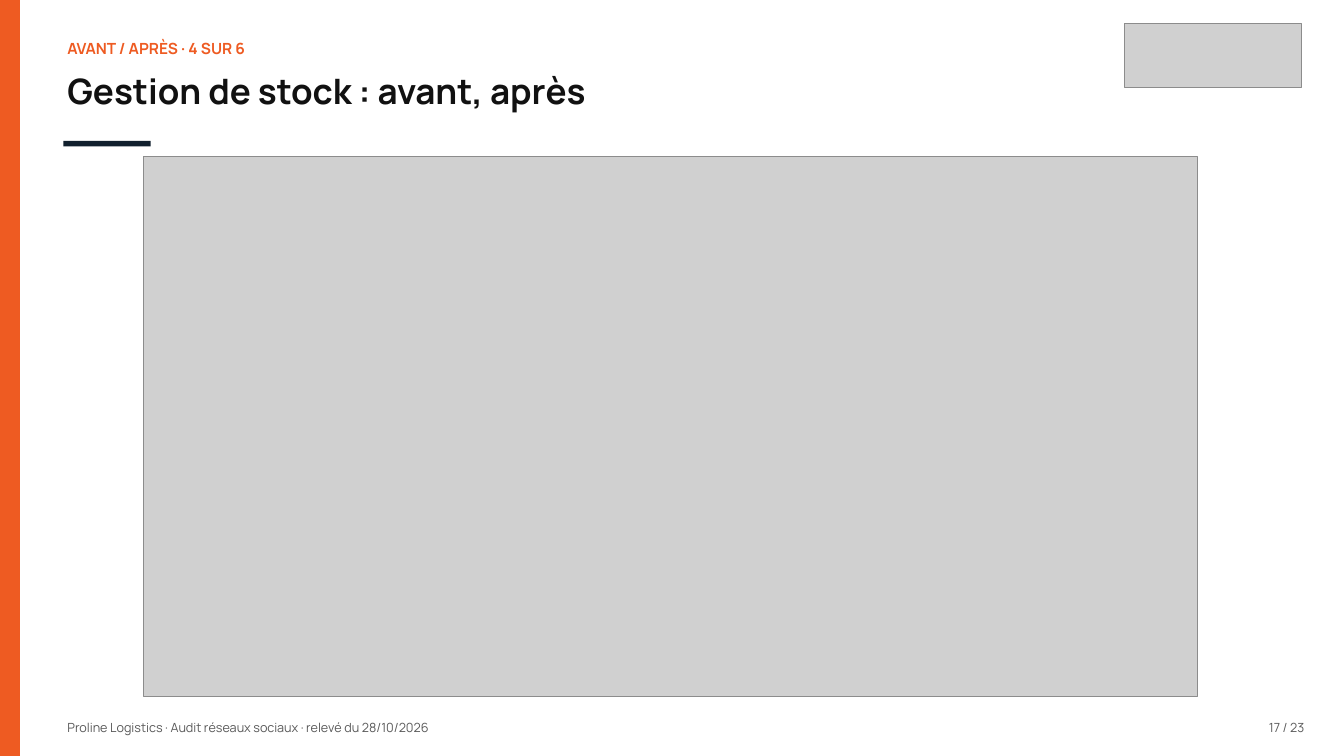
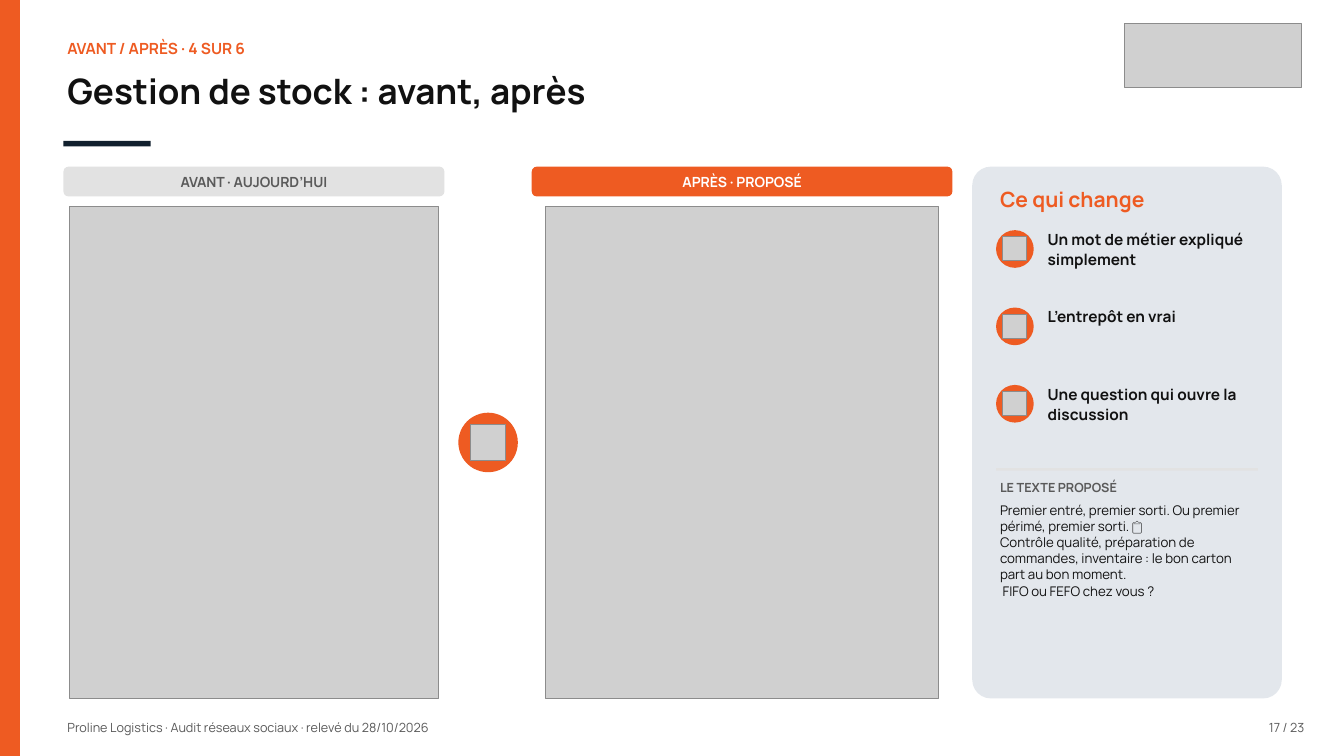
Before and after one commit to leslita06/fatima-unifood-fictif, a slide deck: slide 17 of tmp-tj/261028_proline-logistics_audit-reseaux-sociaux_v1.pptx. Drawn at 1344x756 pixels with LibreOffice and Linux fonts; fonts in the diff are those of the drawing; grey boxes stand for pictures. Boxes give left, top, right and bottom in pixels: in the first picture for what was removed or moved away, otherwise in the second. Text is boxed around its words. In the diff, an @@ line names an element or a change of style, - is before the commit and + after.

```diff
--- a/tmp-tj/261028_proline-logistics_audit-reseaux-sociaux_v1.pptx
+++ b/tmp-tj/261028_proline-logistics_audit-reseaux-sociaux_v1.pptx
@@ rounded rectangle added at [64,166,445,197], fill #E2E2E2 @@
@@ picture removed at [144,157,1198,697] @@
@@ text added at [181,177,328,187], 10 pt, text #5A5A5A, bold @@
+AVANT · AUJOURD’HUI
@@ rounded rectangle added at [532,166,953,197], fill #EE5B22 @@
@@ text added at [682,174,801,187], 10 pt, text #FFFFFF, bold @@
+APRÈS · PROPOSÉ
@@ rounded rectangle added at [973,166,1282,699], fill #E3E7EC @@
@@ picture added at [70,207,440,699] @@
@@ picture added at [545,207,940,699] @@
@@ text added at [1000,191,1144,213], 15 pt, text #EE5B22, bold @@
+Ce qui change
@@ ellipse added at [996,230,1033,267], fill #EE5B22 @@
@@ picture added at [1003,237,1027,261] @@
@@ text added at [1048,232,1243,269], 11 pt, text #111111, bold @@
+Un mot de métier expliqué simplement
@@ ellipse added at [996,308,1033,345], fill #EE5B22 @@
@@ picture added at [1003,315,1027,339] @@
@@ text added at [1048,310,1176,326], 11 pt, text #111111, bold @@
+L’entrepôt en vrai
@@ ellipse added at [996,385,1033,422], fill #EE5B22 @@
@@ text added at [1048,388,1236,421], 11 pt, text #111111, bold @@
+Une question qui ouvre la discussion
@@ ellipse added at [459,412,518,472], fill #EE5B22 @@
@@ picture added at [1003,392,1027,416] @@
@@ picture added at [471,424,506,460] @@
@@ rectangle added at [996,469,1258,471], fill #E2E2E2 @@
@@ text added at [1000,480,1117,492], 9 pt, text #5A5A5A, bold @@
+LE TEXTE PROPOSÉ
@@ text added at [1000,505,1240,596], 9.5 pt, text #111111 @@
+Premier entré, premier sorti. Ou premier périmé, premier sorti. 📋
+Contrôle qualité, préparation de commandes, inventaire : le bon carton part au bon moment.
+FIFO ou FEFO chez vous ?
```
Also in this commit, not shown: 13 other slides changed.
